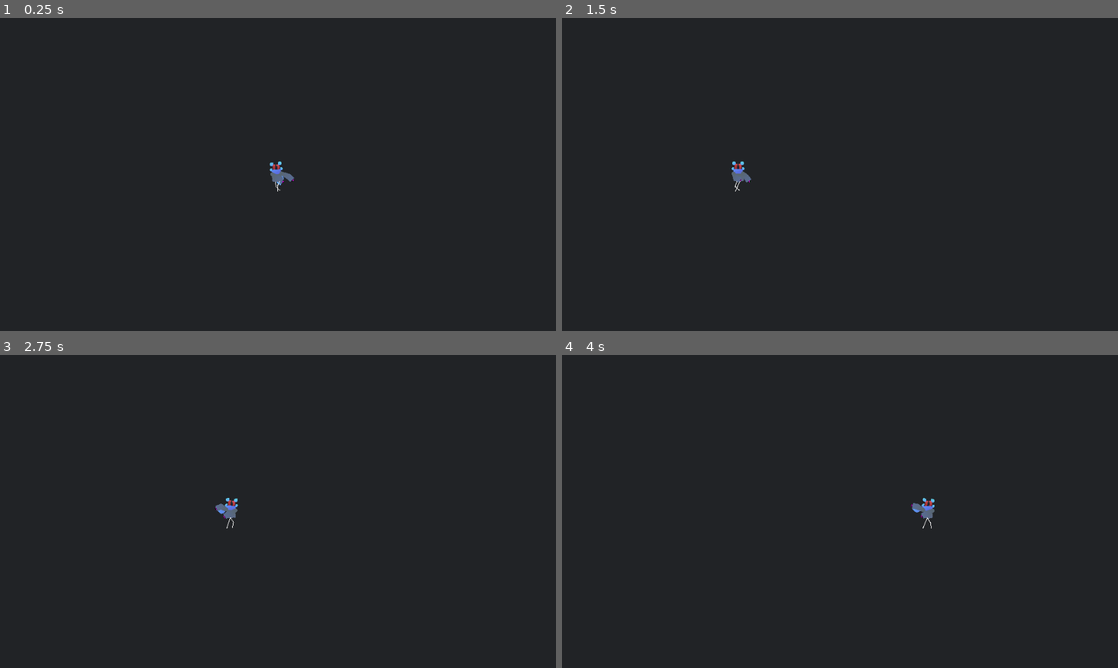
Above: before the commit, frames 1-4 (two rows, left to right).
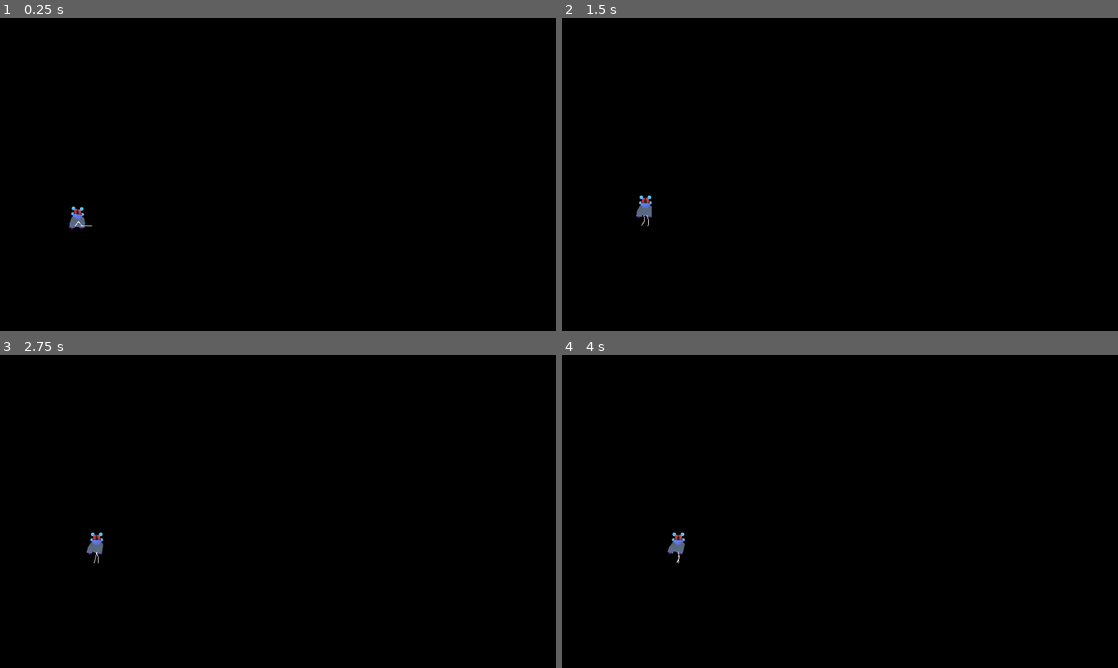
Above: after the commit, the same moments.

Repository: AquaFly1/TheTownGame
Game: Godot game, scene res://Characters/Body.tscn
Same seed, same stepped clock (60 frames per second), same inputs: the game is played once before the commit and once after it.
Inputs (mouse positions are in pixels of both pictures, inside the frame that each line leads up to):
- Up to frame 1 (0.25 s): no input
- Up to frame 2 (1.5 s): move the mouse to (962, 158) at 0.52 s; move the mouse to (728, 190) at 1.27 s
- Up to frame 3 (2.75 s): move the mouse to (333, 442) at 2.02 s
- Up to frame 4 (4 s): move the mouse to (812, 574) at 2.77 s; move the mouse to (1006, 558) at 3.52 s

The runs differ from the first frame. In frame 1, 100% of the frame differs, in the area x 0-100%, y 0-100%; in frame 2, 100%; in frame 3, 100%; in frame 4, 100%.

Commit message:
lighting and rig fix

Diff:
--- a/the-town-game/Characters/Body.tscn
+++ b/the-town-game/Characters/Body.tscn
@@ -27,6 +27,44 @@
 
 [sub_resource type="PlaceholderTexture2D" id="PlaceholderTexture2D_vlfbo"]
 size = Vector2(4, 2)
+
+[sub_resource type="Animation" id="Animation_0h0yo"]
+length = 0.001
+tracks/0/type = "value"
+tracks/0/imported = false
+tracks/0/enabled = true
+tracks/0/path = NodePath("global_anchor/Target_Master:position")
+tracks/0/interp = 1
+tracks/0/loop_wrap = true
+tracks/0/keys = {
+"times": PackedFloat32Array(0),
+"transitions": PackedFloat32Array(1),
+"update": 0,
+"values": [Vector2(134, 360)]
+}
+
+[sub_resource type="Animation" id="Animation_akw5t"]
+resource_name = "new_animation"
+length = 2.0
+loop_mode = 1
+tracks/0/type = "value"
+tracks/0/imported = false
+tracks/0/enabled = true
+tracks/0/path = NodePath("global_anchor/Target_Master:position")
+tracks/0/interp = 2
+tracks/0/loop_wrap = true
+tracks/0/keys = {
+"times": PackedFloat32Array(0, 1, 2),
+"transitions": PackedFloat32Array(1, 1, 1),
+"update": 0,
+"values": [Vector2(134, 360), Vector2(780, 360), Vector2(134, 360)]
+}
+
+[sub_resource type="AnimationLibrary" id="AnimationLibrary_0h0yo"]
+_data = {
+&"RESET": SubResource("Animation_0h0yo"),
+&"new_animation": SubResource("Animation_akw5t")
+}
 
 [node name="Body" type="Node2D" unique_id=1218206525 node_paths=PackedStringArray("body", "torso", "target_master", "foot_center", "legL", "foot_legL", "legR", "foot_legR", "legL_target", "legR_target")]
 position = Vector2(454, 341)
@@ -41,16 +79,15 @@
 foot_legR = NodePath("body/torso/LegR/global_anchor/Foot_LegR")
 legL_target = NodePath("body/torso/LegL/global_anchor/Target_LegL")
 legR_target = NodePath("body/torso/LegR/global_anchor/Target_LegR")
-walk_speed = 100.0
+walk_speed = 25.0
 acceleration = 3.0
-step_size = 10.0
 
 [node name="global_anchor" type="Node" parent="." unique_id=1630417189]
 
 [node name="Target_Master" type="Sprite2D" parent="global_anchor" unique_id=1452175938]
 visible = false
 modulate = Color(18.892157, 0, 0, 1)
-position = Vector2(254, 360)
+position = Vector2(134, 360)
 texture = SubResource("PlaceholderTexture2D_f3gr1")
 
 [node name="foot_center" type="Marker2D" parent="." unique_id=559184973]
@@ -267,3 +304,8 @@
 visible = false
 position = Vector2(377, 349)
 texture = SubResource("PlaceholderTexture2D_f3gr1")
+
+[node name="AnimationPlayer" type="AnimationPlayer" parent="." unique_id=643299773]
+libraries/ = SubResource("AnimationLibrary_0h0yo")
+autoplay = &"new_animation"
+speed_scale = 0.05
--- a/the-town-game/Characters/char_rig.gd
+++ b/the-town-game/Characters/char_rig.gd
@@ -14,7 +14,7 @@
 @export var acceleration:float
 @export var ground_height: float = 20
 @onready var leg_length: float = 20
-@export var step_size: float
+@export var step_mult: float = 1.
 @export var leg_start_spacing: float = 5
 
 var velocity:= Vector2.ZERO
@@ -22,9 +22,10 @@
 var foot_L_mode = 0
 var foot_R_mode = 0
 var direction = 0
+var step_size = 0.
 # Called when the node enters the scene tree for the first time.
 func _ready() -> void:
-	pass # Replace with function body.
+	target_master.global_position = foot_center.global_position
 
 
 # Called every frame. 'delta' is the elapsed time since the previous frame.
@@ -32,10 +33,11 @@
 	#ground_height = 10*sin(Time.get_ticks_msec()/1000.)
 	ground_height = foot_center.position.y
 	#target_master.global_position = get_viewport().get_mouse_position()
-	target_master.global_position = Vector2(500+200*sin(Time.get_ticks_msec()/1000.),300)
+	#target_master.global_position.x = 500+200*sin(Time.get_ticks_msec()/4000.)
 	var vec = (target_master.global_position-(body.global_position+Vector2(0,ground_height)))
-	velocity = (velocity.move_toward(vec*5,acceleration*walk_speed*delta)*Vector2(1,1.5)).limit_length(walk_speed)*Vector2(1,1/1.5)
+	#velocity = (velocity.move_toward(vec*5,acceleration*walk_speed*delta)*Vector2(1,1.5)).limit_length(walk_speed)*Vector2(1,1/1.5)
 	velocity = velocity.lerp(vec/delta,1)
+	#velocity = vec
 	body.global_position += velocity*delta
 	direction = lerp_angle(direction,velocity.angle(),5*delta)
 	legL.position.x = leg_start_spacing*-1 * lerp(1.,sin(direction),clamp(velocity.length()/walk_speed,0,1))
@@ -55,17 +57,20 @@
 	legL.global_rotation = 0
 	legR.global_rotation = 0
 
+	step_size = lerp(step_size, 5+velocity.length()/8*step_mult,1)
+
 	if foot_turn != -1:
 		foot_L_mode = velocity.length() > walk_speed/4
 	if foot_turn != -2:
 		foot_R_mode = velocity.length() > walk_speed/4
 
-	if foot_L_mode: legL_target.global_position = body.global_position.move_toward(body.global_position+velocity,min(velocity.length(),step_size)) + Vector2(foot_center.position.x,ground_height) + legL.position*Vector2.RIGHT
+	if foot_L_mode: legL_target.global_position = body.global_position.move_toward(body.global_position+velocity,min(velocity.length(),step_size/2)) + Vector2(foot_center.position.x,ground_height) + legL.position*Vector2.RIGHT
 	else: legL_target.global_position = body.global_position + legL.position*Vector2.RIGHT + Vector2(foot_center.position.x,ground_height)
-	if foot_R_mode:	legR_target.global_position = body.global_position.move_toward(body.global_position+velocity,min(velocity.length(),step_size)) + Vector2(foot_center.position.x,ground_height) + legR.position*Vector2.RIGHT
+	if foot_R_mode:	legR_target.global_position = body.global_position.move_toward(body.global_position+velocity,min(velocity.length(),step_size/2)) + Vector2(foot_center.position.x,ground_height) + legR.position*Vector2.RIGHT
 	else: legR_target.global_position = body.global_position + legR.position*Vector2.RIGHT + Vector2(foot_center.position.x,ground_height)
 
-	var step_time = 20/max(walk_speed,velocity.length())
+	var step_time = 0.3
+
 
 	if foot_legL.global_position.distance_to(legL_target.global_position)>2 and foot_turn == 1:
 		foot_turn = -1
@@ -73,7 +78,10 @@
 		var tween = create_tween()
 		tween.set_trans(Tween.TRANS_QUAD)
 		tween.set_ease(Tween.EASE_OUT)
-		tween.tween_method(func(t):foot_legL.global_position = foot_legL_start.lerp(legL_target.global_position,t) - Vector2( 0,10*(0.25-pow(t-0.5,2)) ) ,0.,1.,step_time).finished.connect(func():foot_turn = 2)
+
+		if foot_L_mode: step_time = 3/step_size
+		print(step_time)
+		tween.tween_method(func(t):foot_legL.global_position = foot_legL_start.lerp(legL_target.global_position,t) - Vector2( 0,5*(0.25-pow(t-0.5,2)) ) ,0.,1.,step_time).finished.connect(func():foot_turn = 2)
 
 	elif foot_turn == 2 and foot_legR.global_position.distance_to(legR_target.global_position)>2:
 		foot_turn = -2
@@ -81,7 +89,10 @@
 		var tween = create_tween()
 		tween.set_trans(Tween.TRANS_QUAD)
 		tween.set_ease(Tween.EASE_OUT)
-		tween.tween_method(func(t):foot_legR.global_position = foot_legR_start.lerp(legR_target.global_position,t) - Vector2( 0,10*(0.25-pow(t-0.5,2)) ) ,0.,1.,step_time).finished.connect(func():foot_turn = 1)
+
+		if foot_R_mode: step_time = 3/step_size
+
+		tween.tween_method(func(t):foot_legR.global_position = foot_legR_start.lerp(legR_target.global_position,t) - Vector2( 0,5*(0.25-pow(t-0.5,2)) ) ,0.,1.,step_time).finished.connect(func():foot_turn = 1)
 
 
 	legL.set_point_position(2,(foot_legL.global_position - legL.global_position).limit_length(leg_length))
--- a/the-town-game/Scenes/Intro.tscn
+++ b/the-town-game/Scenes/Intro.tscn
@@ -18,5 +18,6 @@
 position = Vector2(209, 360)
 
 [node name="Sprite2D" type="Sprite2D" parent="." unique_id=1971733196]
+visible = false
 position = Vector2(455, 302)
 texture = SubResource("GradientTexture2D_f3gr1")
--- a/the-town-game/Scenes/Main.tscn
+++ b/the-town-game/Scenes/Main.tscn
@@ -2,6 +2,19 @@
 
 [ext_resource type="PackedScene" uid="uid://cueqmxphxwae8" path="res://Scenes/Intro.tscn" id="1_r150o"]
 [ext_resource type="Shader" uid="uid://crgqx7ibmf4pg" path="res://Shaders/crt.gdshader" id="2_idj7w"]
+[ext_resource type="Texture2D" uid="uid://dpgfr4a158gi0" path="res://Scenes/test/fg_col.png" id="2_v1gob"]
+[ext_resource type="Shader" uid="uid://b68fmckqwfnhf" path="res://Shaders/BG_render.gdshader" id="3_kln2b"]
+[ext_resource type="Texture2D" uid="uid://c5vqp7oya038b" path="res://Scenes/test/bg_col.png" id="4_rgh2o"]
+[ext_resource type="Texture2D" uid="uid://llbf51w43vly" path="res://Scenes/test/bg_depth.png" id="5_pbw6q"]
+[ext_resource type="Texture2D" uid="uid://5hid8fvxpra6" path="res://Scenes/test/light_col.png" id="6_jw32o"]
+
+[sub_resource type="ShaderMaterial" id="ShaderMaterial_idj7w"]
+shader = ExtResource("3_kln2b")
+shader_parameter/color_texture = ExtResource("4_rgh2o")
+shader_parameter/depth_texture = ExtResource("5_pbw6q")
+shader_parameter/light_texture = ExtResource("6_jw32o")
+shader_parameter/shadow = Vector2(-20, 7)
+shader_parameter/fg_light_impact = 0.182000008645
 
 [sub_resource type="ShaderMaterial" id="ShaderMaterial_r150o"]
 shader = ExtResource("2_idj7w")
@@ -10,19 +23,37 @@
 
 [node name="Main" type="Node2D" unique_id=251458187]
 
+[node name="TextureRect" type="TextureRect" parent="." unique_id=1019551161]
+z_index = -1
+anchors_preset = 15
+anchor_right = 1.0
+anchor_bottom = 1.0
+offset_right = 960.0
+offset_bottom = 541.0
+grow_horizontal = 2
+grow_vertical = 2
+texture = ExtResource("2_v1gob")
+
 [node name="Intro" parent="." unique_id=527905812 instance=ExtResource("1_r150o")]
+position = Vector2(0, -6)
 
 [node name="CanvasLayer" type="CanvasLayer" parent="." unique_id=276636741]
 
-[node name="ColorRect" type="ColorRect" parent="CanvasLayer" unique_id=312164577]
-visible = false
+[node name="BG" type="ColorRect" parent="CanvasLayer" unique_id=2124836994]
+material = SubResource("ShaderMaterial_idj7w")
+anchors_preset = 15
+anchor_right = 1.0
+anchor_bottom = 1.0
+grow_horizontal = 2
+grow_vertical = 2
+
+[node name="CanvasLayer" type="CanvasLayer" parent="CanvasLayer" unique_id=1302163100]
+layer = 2
+
+[node name="static" type="ColorRect" parent="CanvasLayer/CanvasLayer" unique_id=839100197]
 material = SubResource("ShaderMaterial_r150o")
 anchors_preset = 15
 anchor_right = 1.0
 anchor_bottom = 1.0
-offset_left = 13.0
-offset_top = -2.0
-offset_right = 13.0
-offset_bottom = -2.0
 grow_horizontal = 2
 grow_vertical = 2
--- /dev/null
+++ b/the-town-game/Shaders/BG_render.gdshader
@@ -0,0 +1,38 @@
+shader_type canvas_item;
+
+uniform sampler2D color_texture: filter_nearest;
+uniform sampler2D depth_texture: filter_nearest;
+uniform sampler2D light_texture: filter_nearest;
+uniform sampler2D fg_texture: hint_screen_texture, filter_nearest;
+uniform vec2 shadow;
+uniform float fg_light_impact: hint_range(0.0, 1.0);
+
+void vertex() {
+	// Called for every vertex the material is visible on.
+}
+
+void fragment() {
+	if (texture(fg_texture,UV).a == 0.){
+		COLOR = texture(color_texture,UV);
+		float depth = 1.-texture(depth_texture,UV).r;
+		if (texture(fg_texture,UV+(-shadow*SCREEN_PIXEL_SIZE*depth)).a == 0.){
+			vec4 light = texture(light_texture,UV);
+			COLOR = COLOR/(1.-light);
+		}
+		}
+	else
+	{
+		vec4 col = texture(fg_texture,UV);
+		vec4 light = texture(light_texture,UV)*col.a;
+		COLOR = mix(col,col/(1.-light),fg_light_impact);
+
+	}
+	//float depth = texture(depth_texture,UV).r;
+	//COLOR = texture(fg_texture,UV+(shadow*depth*SCREEN_PIXEL_SIZE));
+	//COLOR.a = 1.;
+}
+
+//void light() {
+//	// Called for every pixel for every light affecting the CanvasItem.
+//	// Uncomment to replace the default light processing function with this one.
+//}
--- a/the-town-game/project.godot
+++ b/the-town-game/project.godot
@@ -19,6 +19,10 @@
 
 TimeManager="*uid://br7y2yysgbwed"
 
+[debug]
+
+settings/stdout/print_fps=true
+
 [display]
 
 window/size/viewport_width=960
@@ -39,4 +43,5 @@
 rendering_device/driver.windows="d3d12"
 renderer/rendering_method="gl_compatibility"
 renderer/rendering_method.mobile="gl_compatibility"
-environment/defaults/default_clear_color=Color(0.13139969, 0.13690665, 0.15010828, 1)
+environment/defaults/default_clear_color=Color(0.13333334, 0.13725491, 0.14901961, 0)
+viewport/transparent_background=true
Binary file added: the-town-game/Scenes/test/bg_col.png
Not shown, added: the-town-game/Scenes/test/bg_col.png.import
Binary file added: the-town-game/Scenes/test/bg_depth.png
Not shown, added: the-town-game/Scenes/test/bg_depth.png.import
Binary file added: the-town-game/Scenes/test/fg_col.png
Not shown, added: the-town-game/Scenes/test/fg_col.png.import
Binary file added: the-town-game/Scenes/test/light_col.png
Not shown, added: the-town-game/Scenes/test/light_col.png.import
Not shown, added: the-town-game/Shaders/BG_render.gdshader.uid
